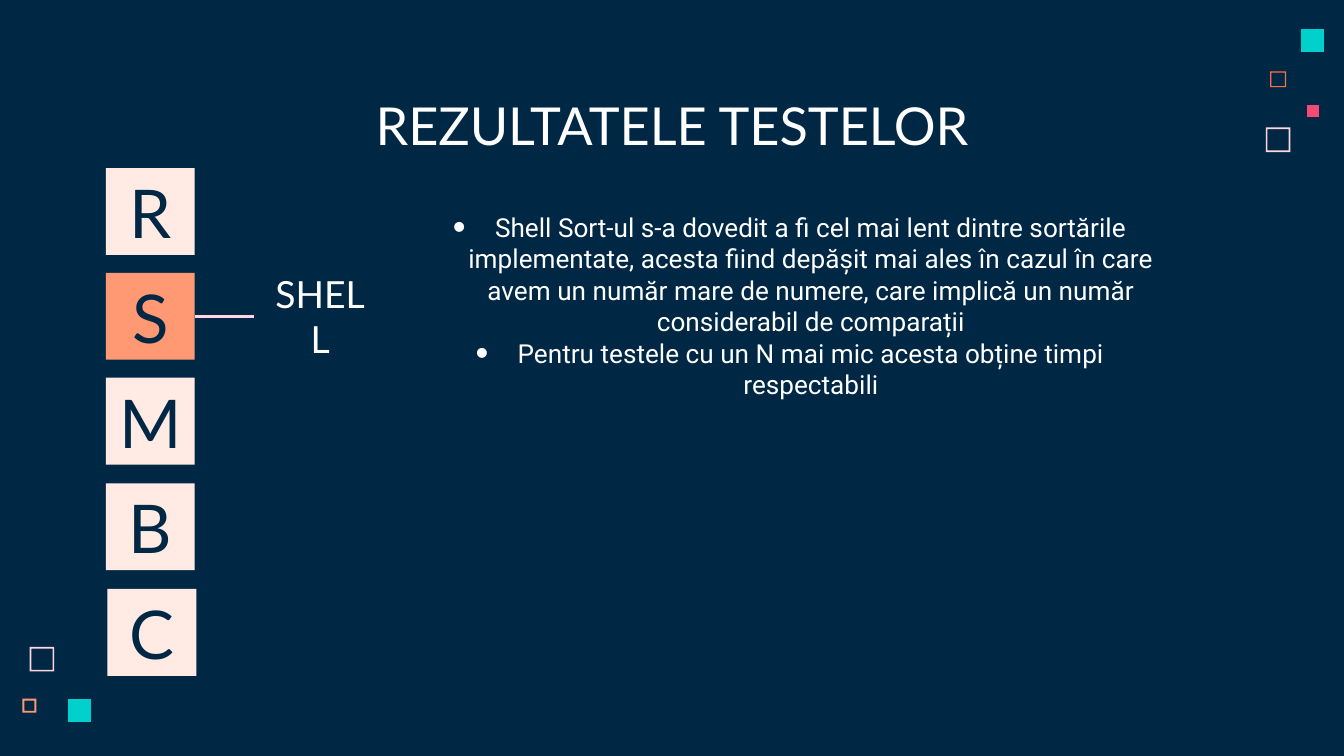
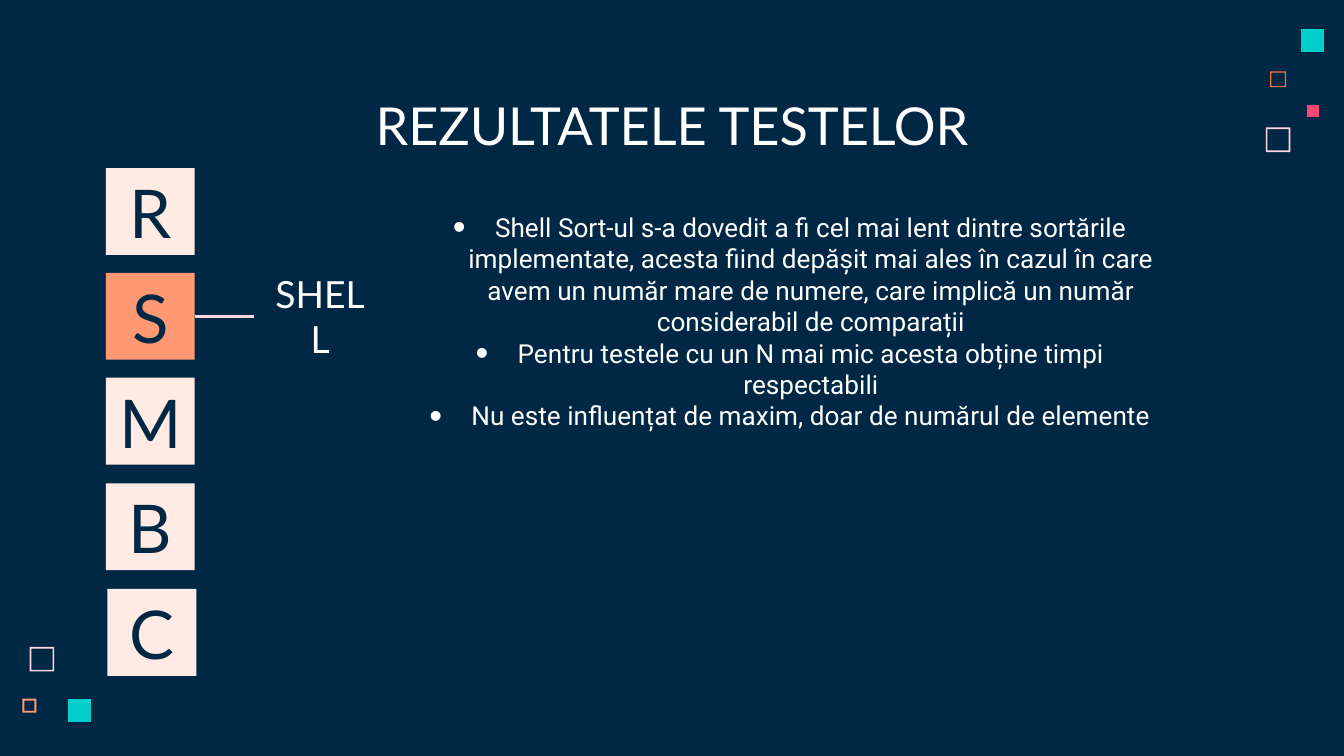
Before and after one commit to iam-mj/1stProject_SD, a slide deck: slide 7 of Primul Proiect SD.pptx. Drawn at 1344x756 pixels with LibreOffice and Linux fonts; fonts in the diff are those of the drawing. Boxes give left, top, right and bottom in pixels: in the first picture for what was removed or moved away, otherwise in the second. Text is boxed around its words. In the diff, an @@ line names an element or a change of style, - is before the commit and + after.

```diff
--- a/Primul Proiect SD.pptx
+++ b/Primul Proiect SD.pptx
@@ text at <box>471,405,1150,431</box>: paragraph added @@
+• Nu este influențat de maxim, doar de numărul de elemente
```
Also in this commit, not shown: 16 other slides changed, 3 slides added, 1 slide removed.
